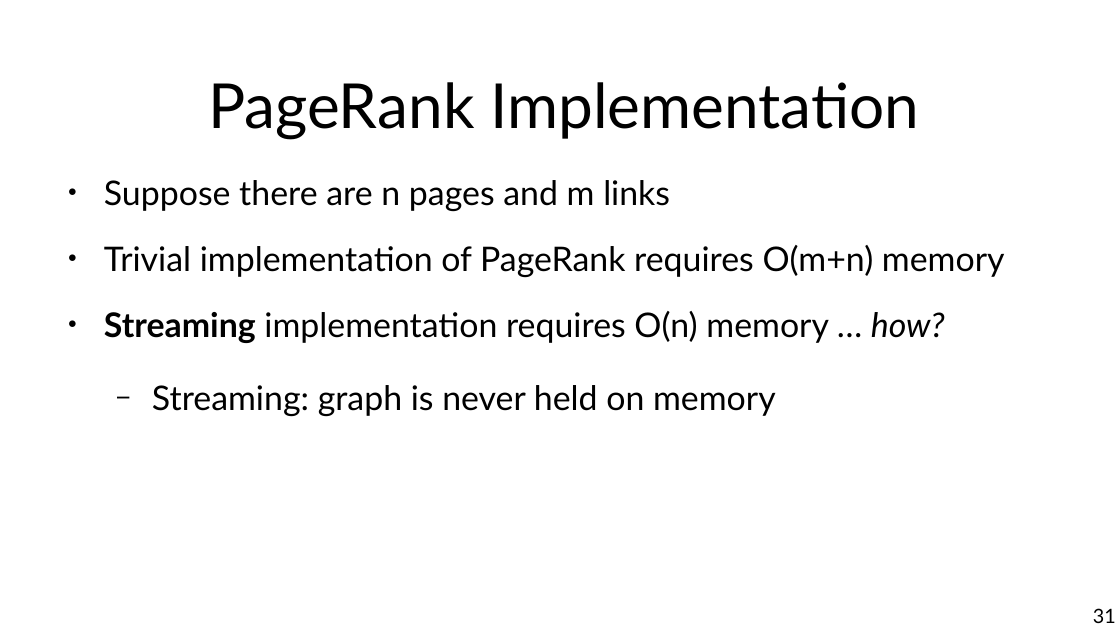
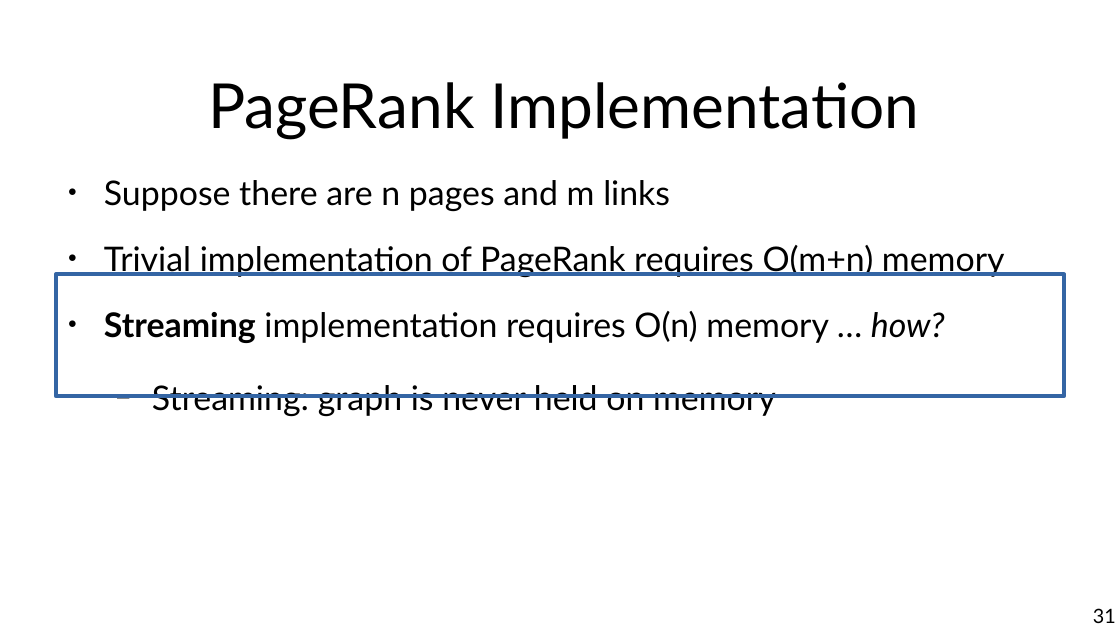
Before and after one commit to chatox/networks-science-course, a slide deck: slide 31 of theory/tt10_pagerank.odp. Drawn at 1120x630 pixels with LibreOffice and Linux fonts; fonts in the diff are those of the drawing. Boxes give left, top, right and bottom in pixels: in the first picture for what was removed or moved away, otherwise in the second. Text is boxed around its words. In the diff, an @@ line names an element or a change of style, - is before the commit and + after.

Commit message:
PageRank calc

```diff
--- a/theory/tt10_pagerank.odp
+++ b/theory/tt10_pagerank.odp
@@ rectangle added at (x1=56, y1=274, x2=1064, y2=396), outline #3465A4 3 pt @@
```
Also in this commit, not shown: 1 other file.
